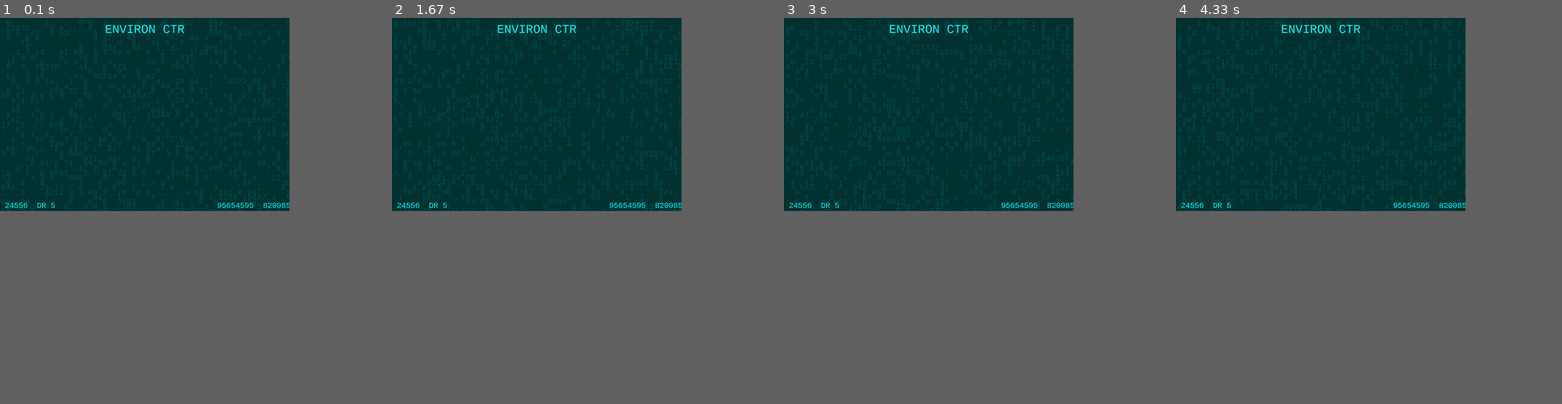
Above: before the commit, frames 1-4 (left to right).
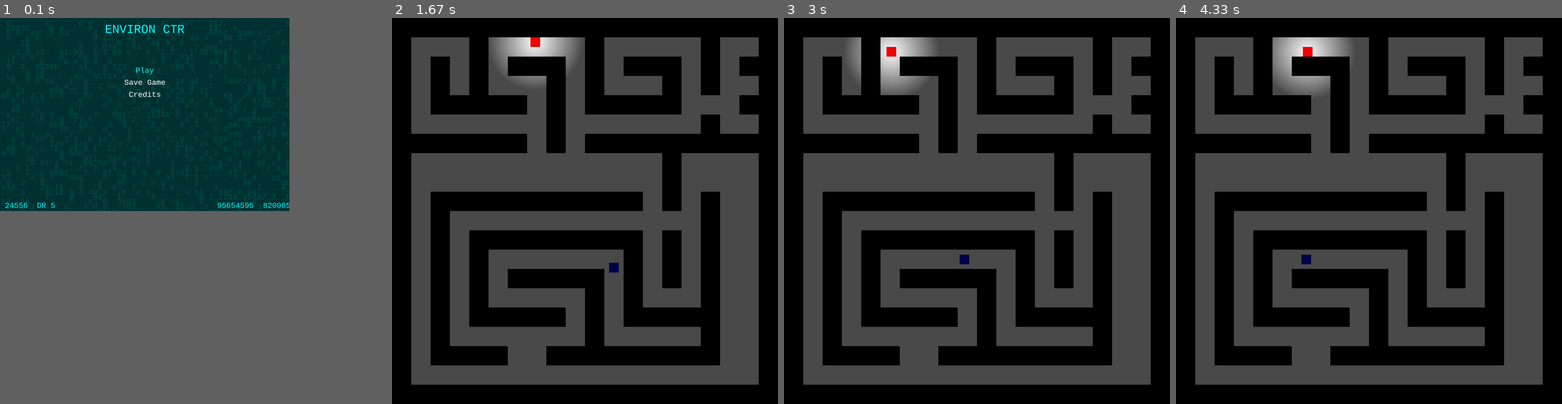
Above: after the commit, the same moments.

Repository: bensonchen-del/Alienation
Game: pygame game, started from Pygame/starting.py
Two runs of this game, one before a commit and one after it. Both use one fixed random seed, a clock stepped at 60 frames per second and the inputs below.
Inputs:
- Up to frame 1 (0.1 s): no input
- Up to frame 2 (1.67 s): tap Enter at 0.33 s; hold W 0.67-1.13 s; hold D 1.17-1.63 s
- Up to frame 3 (3 s): hold A 1.67-2.2 s; hold S 2.23-2.53 s; hold A 2.57-2.97 s
- Up to frame 4 (4.33 s): hold W 3-3.37 s; hold D 3.4-4.03 s; hold S from 4.07 s (still down)
In our replay, in frame 2 the window is 900x600 before the commit and 1200x1200 after it. These sizes can differ from the game's own. Grey fills any space a smaller window leaves; there, only what the larger window draws over its background counts as a difference.

The runs differ from the first frame. In frame 1, 0.1% of the frame differs, in the area x 32-43%, y 12-21%; in frame 2, 69%, in the area x 0-95%, y 0-95%; in frame 3, 69%; in frame 4, 69%.

Commit message:
From Start to AI

Diff:
--- a/Pygame/starting.py
+++ b/Pygame/starting.py
@@ -1,6 +1,7 @@
 import pygame
 import random
 import sys
+import subprocess  # Import subprocess for running external scripts
 
 # Initialize Pygame
 pygame.init()
@@ -15,10 +16,15 @@
 BLUE = (0, 255, 255)
 DARK_BLUE = (0, 50, 50)
 GRID_COLOR = (0, 80, 80)
+WHITE = (255, 255, 255)
 
 # Fonts
 font = pygame.font.Font(pygame.font.match_font('courier'), 50)  # Monospace font
 small_font = pygame.font.Font(pygame.font.match_font('courier'), 32)
+
+# Menu options
+menu_options = ["Play", "Save Game", "Credits"]
+selected_option = 0  # Tracks the currently selected menu option
 
 # Grid settings
 GRID_SIZE = 20  # Size of each grid cell
@@ -41,28 +47,78 @@
                 text = small_font.render(str(cell), True, GRID_COLOR)
                 screen.blit(text, (x * GRID_SIZE + 5, y * GRID_SIZE + 5))
 
-# Draw title and details
-def draw_text():
+# Draw title and menu
+def draw_menu(selected_option):
     # Title
     title = font.render("ENVIRON CTR", True, BLUE)
     screen.blit(title, (WIDTH // 2 - title.get_width() // 2, 20))
 
-    # Footer
+    # Menu options
+    for i, option in enumerate(menu_options):
+        color = BLUE if i == selected_option else WHITE
+        text = small_font.render(option, True, color)
+        screen.blit(text, (WIDTH // 2 - text.get_width() // 2, 200 + i * 50))
+
+# Draw footer
+def draw_footer():
     footer_text_1 = small_font.render("24556  DR 5", True, BLUE)
     screen.blit(footer_text_1, (20, HEIGHT - 40))
     footer_text_2 = small_font.render("95654595  82008599", True, BLUE)
     screen.blit(footer_text_2, (WIDTH - 300, HEIGHT - 40))
 
+# Game pages
+def play_game():
+    try:
+        subprocess.run(["python3", "AI.py"])  # Use 'python3' or 'python' based on your environment
+        # Quit the current Pygame window before running the external script
+        pygame.quit()
+        sys.exit()  # Ensure the current program exits completely
+    except FileNotFoundError:
+        # Handle case where the script is not found
+        print("Error: AI.py not found!")
+        screen.blit(text, (WIDTH // 2 - text.get_width() // 2, HEIGHT // 2 - 50))
+
+def save_game():
+    screen.fill(DARK_BLUE)
+    text = font.render("Game Saved!", True, BLUE)
+    screen.blit(text, (WIDTH // 2 - text.get_width() // 2, HEIGHT // 2 - 50))
+
+def credits_page():
+    screen.fill(DARK_BLUE)
+    text = font.render("Credits", True, BLUE)
+    screen.blit(text, (WIDTH // 2 - text.get_width() // 2, HEIGHT // 2 - 50))
+    details = small_font.render("Designed by: Your Name", True, WHITE)
+    screen.blit(details, (WIDTH // 2 - details.get_width() // 2, HEIGHT // 2 + 50))
+
 # Main loop
 clock = pygame.time.Clock()
 grid_data = generate_grid_data()
 update_timer = 0
+current_page = "menu"  # Tracks the current page: "menu", "play", "save", "credits"
 
 while True:
     for event in pygame.event.get():
         if event.type == pygame.QUIT:
             pygame.quit()
             sys.exit()
+
+        if current_page == "menu":
+            # Menu navigation
+            if event.type == pygame.KEYDOWN:
+                if event.key == pygame.K_w:  # Move up
+                    selected_option = (selected_option - 1) % len(menu_options)
+                elif event.key == pygame.K_s:  # Move down
+                    selected_option = (selected_option + 1) % len(menu_options)
+                elif event.key == pygame.K_RETURN:  # Select option
+                    if menu_options[selected_option] == "Play":
+                        play_game()  # Call the external game script
+                    elif menu_options[selected_option] == "Save Game":
+                        current_page = "save"
+                    elif menu_options[selected_option] == "Credits":
+                        current_page = "credits"
+        elif event.type == pygame.KEYDOWN and event.key == pygame.K_ESCAPE:
+            # Return to menu from any page
+            current_page = "menu"
 
     # Clear the screen
     screen.fill(DARK_BLUE)
@@ -73,9 +129,15 @@
         grid_data = generate_grid_data()
         update_timer = 0
 
-    # Draw grid and text
-    draw_grid(grid_data)
-    draw_text()
+    # Render the current page
+    if current_page == "menu":
+        draw_grid(grid_data)
+        draw_menu(selected_option)
+        draw_footer()
+    elif current_page == "save":
+        save_game()
+    elif current_page == "credits":
+        credits_page()
 
     # Update the display
     pygame.display.flip()
Binary file added: Pygame/assets/jumpscare1.png
